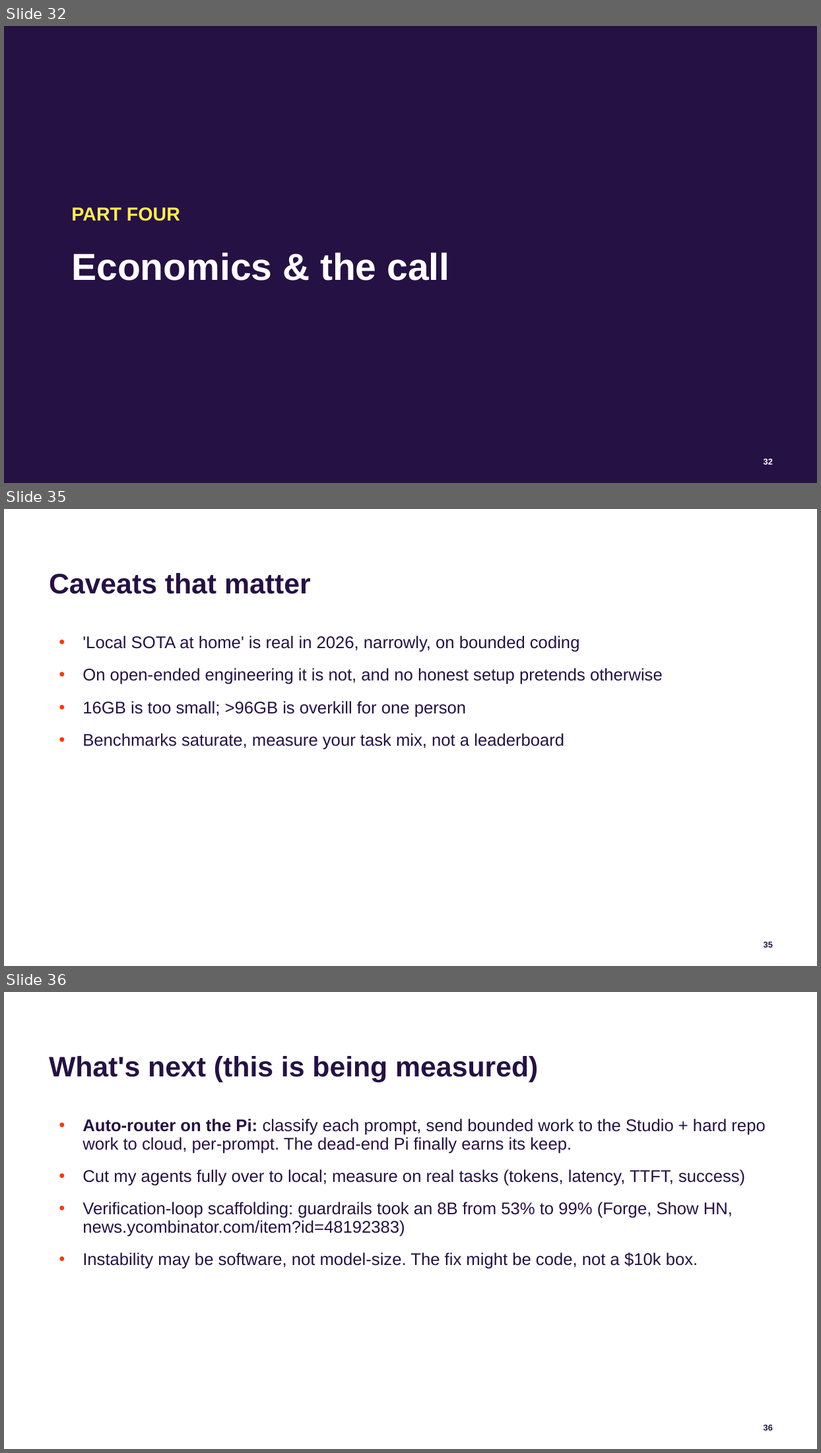
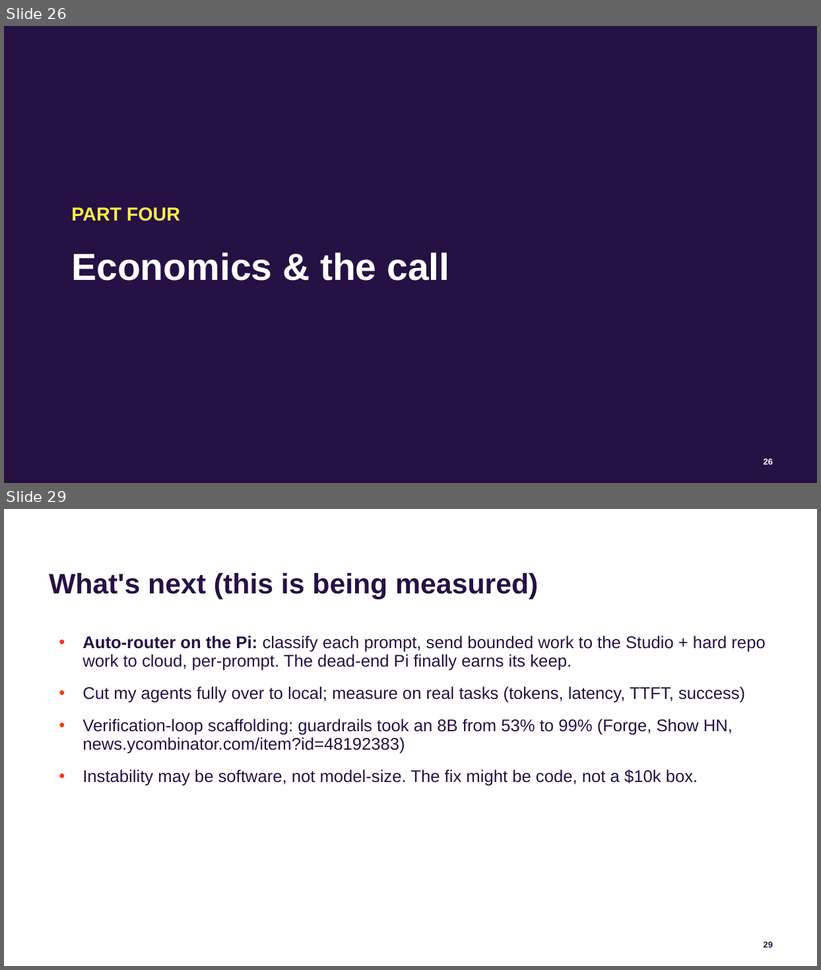
Before and after one commit to jconnolly/local-llm-pi5, a slide deck: local-llm-datasociety.pptx. Shown one above the other, each under a label of ours: slides 32, 35 and 36 before the commit, slides 26 and 29 after it; the slides between them are not shown. The pictures are 821x1453 and 821x970 pixels, drawn with LibreOffice and Linux fonts; fonts in the diff are those of the drawing; background and template pictures are left out. Boxes give left, top, right and bottom in pixels: in the first picture for what was removed or moved away, otherwise in the second. Text is boxed around its words. In the diff, an @@ line names an element or a change of style, - is before the commit and + after.

```diff
--- a/local-llm-datasociety.pptx
+++ b/local-llm-datasociety.pptx
@@ slide 35 removed at [4,509,817,966], background #FFFFFF; not listed: 1 template element that a slide beside it also shows @@
@@ title removed at [49,573,311,594] @@
-Caveats that matter
@@ text removed at [83,636,663,750] @@
-• 'Local SOTA at home' is real in 2026, narrowly, on bounded coding
-• On open-ended engineering it is not, and no honest setup pretends otherwise
-• 16GB is too small; >96GB is overkill for one person
-• Benchmarks saturate, measure your task mix, not a leaderboard
@@ what was slide 32 is now slide 26 @@
@@ page number at [764,459,773,465]: text changed @@
-32
+26
@@ what was slide 36 is now slide 29 @@
```
Also in this commit, not shown: 4 slides changed, 10 other slides removed, 3 other files.
